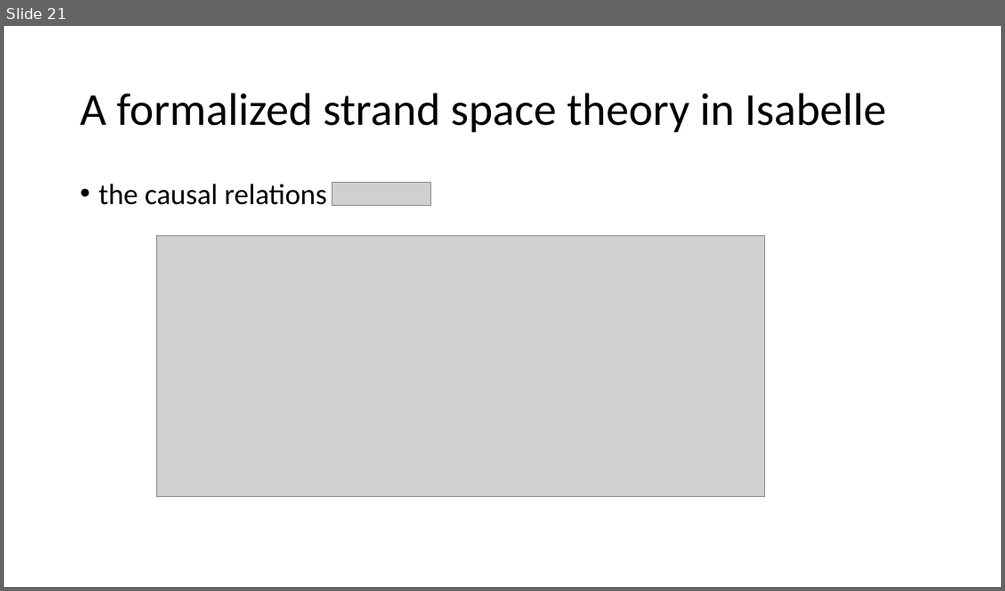
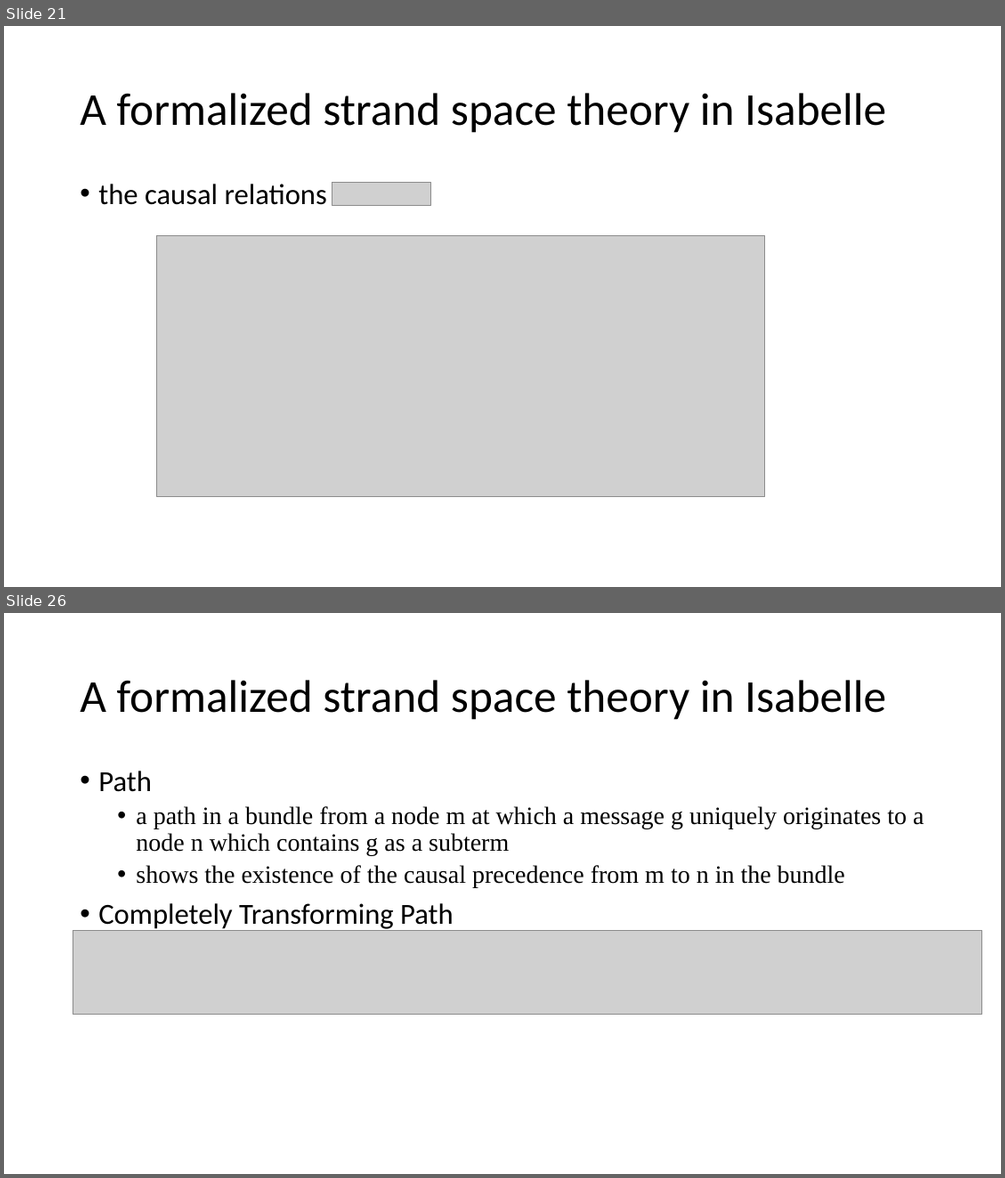
Before and after one commit to bacmive/paper_notes, a slide deck: notes7-strand space.pptx. Shown one above the other, each under a label of ours: slide 21 before the commit, slides 21 and 26 after it; the slides between them are not shown. The pictures are 1005x591 and 1005x1178 pixels, drawn with LibreOffice and Linux fonts; fonts in the diff are those of the drawing; grey boxes stand for pictures. Boxes give left, top, right and bottom in pixels: in the first picture for what was removed or moved away, otherwise in the second. Text is boxed around its words. In the diff, an @@ line names an element or a change of style, - is before the commit and + after.

Commit message:
strand

```diff
--- a/notes7-strand space.pptx
+++ b/notes7-strand space.pptx
@@ slide 26 added at [4, 613, 1001, 1174], background #FFFFFF @@
@@ title added at [80, 680, 886, 720], 44 pt, text #000000 @@
+A formalized strand space theory in Isabelle
@@ text added at [98, 771, 923, 931], 24 pt, text #000000 @@
+• Path
+  • a path in a bundle from a node m at which a message g uniquely originates to a node n which contains g as a subterm
+  • shows the existence of the causal precedence from m to n in the bundle
+• Completely Transforming Path
@@ picture added at [73, 931, 982, 1014] @@
```
Also in this commit, not shown: 1 slide changed, 6 other slides added.
